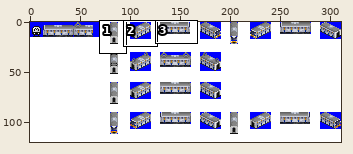
One commit to this sprite sheet: src/metro/suin_bundang/351K_VVVF_2ND.png. The first picture is a wide view before the edit; the outline marks the close-up.
Close-up. Earlier state:
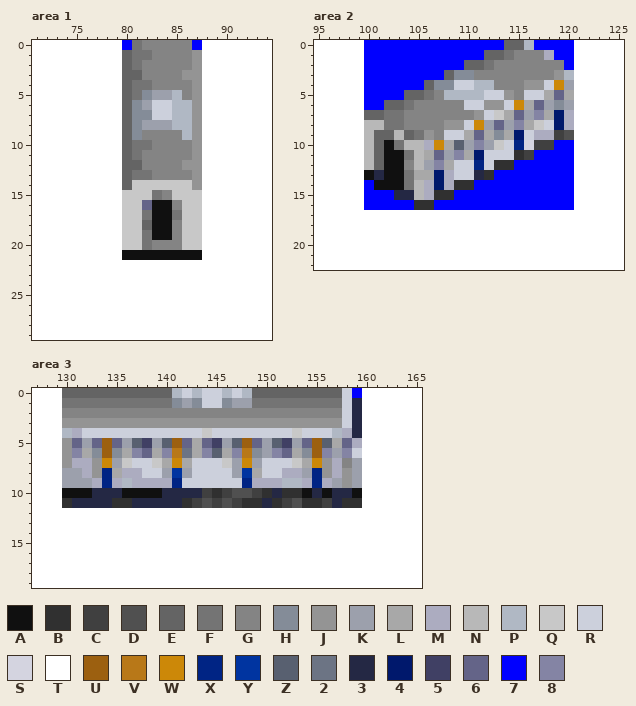
The file is 311x120 pixels. Colours within 5 levels of each other are drawn and written as one. Shown: area 1: x 71..94, y 0..29; area 2: x 95..125, y 0..22; area 3: x 127..165, y 0..19. The commit also changed other parts of the picture, which this record leaves out.
Palette (. is transparent): A #101010  B #303030  C #404040  D #505050  E #646464  F #747474  G #848484  H #848c98  J #949494  K #9ca0ac  L #a8a8a8  M #acacc0  N #b8b8b8  P #b0b8c4  Q #c8c8c8  R #ccd0dc  S #d4d4e0  T #ffffff  U #9c6010  V #b87818  W #cc8808  X #002484  Y #0034a0  Z #586070  2 #6c7484  3 #242844  4 #00186c  5 #404064  6 #646488  7 #0000ff  8 #8484a4
Pixels before, area 1, first column x 71:
 0 TTTTTTTTT7FGGGGG7TTTTTTT
 1 TTTTTTTTTEFFGGGGJTTTTTTT
 2 TTTTTTTTTEFGGGGGJTTTTTTT
 3 TTTTTTTTTEEGGGGJJTTTTTTT
 4 TTTTTTTTTEFFGGGGJTTTTTTT
 5 TTTTTTTTTEFHKKPGJTTTTTTT
 6 TTTTTTTTTEHKRRPPJTTTTTTT
 7 TTTTTTTTTEHHRRPPJTTTTTTT
 8 TTTTTTTTTEHKKKPPJTTTTTTT
 9 TTTTTTTTTEHGGGGPJTTTTTTT
10 TTTTTTTTTEFFGGGGJTTTTTTT
11 TTTTTTTTTEFGGGGGJTTTTTTT
12 TTTTTTTTTEEGGGGJJTTTTTTT
13 TTTTTTTTTEFFGGGGJTTTTTTT
14 TTTTTTTTTEQQQQQQJTTTTTTT
15 TTTTTTTTTQQQFGQQQTTTTTTT
16 TTTTTTTTTQQ6AAGQQTTTTTTT
17 TTTTTTTTTQQFAAFQQTTTTTTT
18 TTTTTTTTTQQEAAGQQTTTTTTT
19 TTTTTTTTTQQFAAGQQTTTTTTT
20 TTTTTTTTTQQFGGGQQTTTTTTT
21 TTTTTTTTTAAAAAAAATTTTTTT
22 TTTTTTTTTTTTTTTTTTTTTTTT
23 TTTTTTTTTTTTTTTTTTTTTTTT
24 TTTTTTTTTTTTTTTTTTTTTTTT
25 TTTTTTTTTTTTTTTTTTTTTTTT
26 TTTTTTTTTTTTTTTTTTTTTTTT
27 TTTTTTTTTTTTTTTTTTTTTTTT
28 TTTTTTTTTTTTTTTTTTTTTTTT
29 TTTTTTTTTTTTTTTTTTTTTTTT
Pixels before, area 2, first column x 95:
 0 TTTTT77777777777777EEP7777TTTTT
 1 TTTTT777777777777EEFGGGM77TTTTT
 2 TTTTT7777777777EEFGGGGGGG7TTTTT
 3 TTTTT77777777EHHGGGGGGGGJPTTTTT
 4 TTTTT777777EHHRRPPGGGJJRWKTTTTT
 5 TTTTT7777EEFGPPPPRRJGRRL6LTTTTT
 6 TTTTT77EEFGGGGGRRJJRWL6KHKTTTTT
 7 TTTTTEEFFGGGGGGGJRQL6K8L4MTTTTT
 8 TTTTTNNFFGGGGJJRWK6K8LQR4MTTTTT
 9 TTTTTNEENEFJGRRL6LHL4RMMCDTTTTT
10 TTTTTNEAFNNMWLZK8KQRXSCC77TTTTT
11 TTTTTNEAAFNL6K8L4RRRBC7777TTTTT
12 TTTTTNEAAGNK8LRRXRBB777777TTTTT
13 TTTTTA3AAFLL4MRR3B77777777TTTTT
14 TTTTT7AAAFNM4MBB7777777777TTTTT
15 TTTTT77733NMBB777777777777TTTTT
16 TTTTT77777BB77777777777777TTTTT
17 TTTTTTTTTTTTTTTTTTTTTTTTTTTTTTT
18 TTTTTTTTTTTTTTTTTTTTTTTTTTTTTTT
19 TTTTTTTTTTTTTTTTTTTTTTTTTTTTTTT
20 TTTTTTTTTTTTTTTTTTTTTTTTTTTTTTT
21 TTTTTTTTTTTTTTTTTTTTTTTTTTTTTTT
22 TTTTTTTTTTTTTTTTTTTTTTTTTTTTTTT
Pixels before, area 3, first column x 127:
 0 TTTEEEEEEEEEEEPRPRRPRPEEEEEEEEER7TTTTTT
 1 TTTFFFFFFFFFFFHKHRRHKKFFFFFFFFFR3TTTTTT
 2 TTTGGGGGGGGGGGGGGGGGGGGGGGGGGGGR3TTTTTT
 3 TTTJJJJJJJJJJJJJJJJJJJJJJJJJJJJR3TTTTTT
 4 TTTPMRRRRRRRRRRRRQRRRRRRRRQRRRPM3TTTTTT
 5 TTTJ6K6U6KZ5KZU6L65KZU6KZ5K6UZL6MTTTTTT
 6 TTTJ8LHUHL86L8V2L8ZL8VHK86LHU8K8RTTTTTT
 7 TTTJMMJWKQRRQLWLRRRQKWKRRRQLWJMGKTTTTTT
 8 TTTKKMJXLMMRRKYKRRRRKYLRRMMKXJMJKTTTTTT
 9 TTTKKKMXMPMMMMXRRRRRRXMMMPPMXMKJKTTTTTT
10 TTTAAA333AAAA3333CBCDDCB3BBA3A33ATTTTTT
11 TTTB3333BB33333BCDCDCBB3BCDBBC3BBTTTTTT
12 TTTTTTTTTTTTTTTTTTTTTTTTTTTTTTTTTTTTTTT
13 TTTTTTTTTTTTTTTTTTTTTTTTTTTTTTTTTTTTTTT
14 TTTTTTTTTTTTTTTTTTTTTTTTTTTTTTTTTTTTTTT
15 TTTTTTTTTTTTTTTTTTTTTTTTTTTTTTTTTTTTTTT
16 TTTTTTTTTTTTTTTTTTTTTTTTTTTTTTTTTTTTTTT
17 TTTTTTTTTTTTTTTTTTTTTTTTTTTTTTTTTTTTTTT
18 TTTTTTTTTTTTTTTTTTTTTTTTTTTTTTTTTTTTTTT
19 TTTTTTTTTTTTTTTTTTTTTTTTTTTTTTTTTTTTTTT
Now the later version:
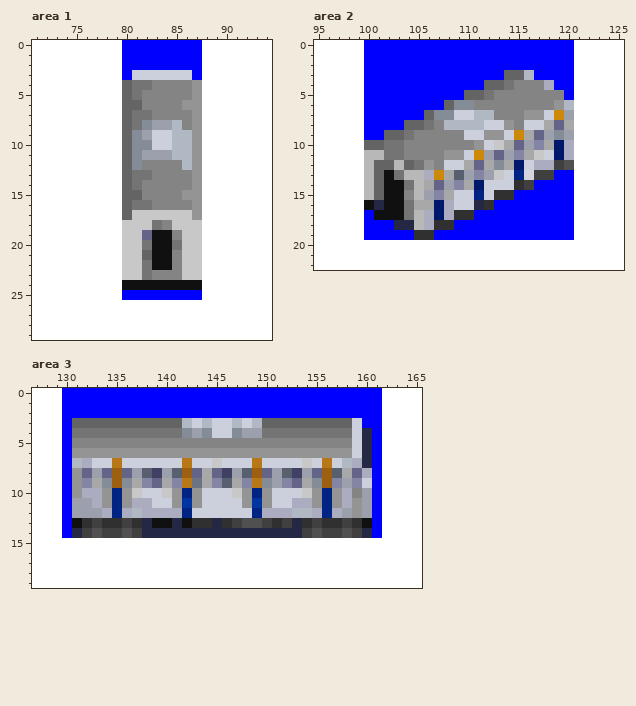
From old to new:
Changed rows in their new state; - is an unchanged pixel.
Area 1:
first column x 80:
 0 -777777-
 1 77777777
 2 77777777
 3 7RRRRRR7
 5 --GGGG--
 6 -EGGGGJ-
 7 -FFGGGG-
 8 -FH---G-
 9 --KRRP--
10 -HHRRPP-
11 -HKKKPP-
12 -H----P-
14 -FGGGGG-
15 EEGG-GJJ
16 EFFGG-GJ
17 E-QQQQ-J
18 --QFGQ--
19 --6-----
20 ---AAF--
21 QQE--GQQ
22 QQFAAGQQ
23 QQFGGGQQ
24 AAAAAAAA
25 77777777
Area 2:
first column x 100:
 0 --------------777----
 1 ------------7777777--
 2 ----------7777777777-
 3 --------777777EEP7777
 4 ------777777EEF-GGM77
 5 ----777777EEFGG-GGGG7
 6 --777777EHHGGGGGGGGJP
 7 777777EHHRRPPGGGJJRWK
 8 7777EEF-PPPPRRJGRRL6L
 9 77-EFGG-GGRRJJRWL6KHK
10 E-F-GGGGGGGJR-L6K8L4M
11 -NFFGGGGJJRWK6K8LQR4M
12 --ENEFJGR-L6LHL4RMMCD
13 NE-FNNMWLZK8KQRXSCC--
14 NE----L6K8L4RRRBC----
15 NEAAG-K8LRRXRBB------
16 A3AAFLL4MRR3B--------
17 7AAAFNM4MBB7777777777
18 77733NMBB777777777777
19 77777BB77777777777777
Area 3:
first column x 130:
 0 77777777777777777777777777777-77
 1 77777777777777777777777777777777
 2 77777777777777777777777777777777
 3 7EEEEEEEEEEEPRPRRPRPEEEEEEEEER77
 4 7FFFFFFFFFFFHKH--HKKFFFFFFFFFR37
 5 7GGGGGGGGGGGGGGGGGGGGGGGGGGGGR37
 6 7JJJJJJJJJJJJJJJJJJJJJJJJJJJJ-37
 7 7P-RRVR--RRRV--QRRRV---RQRVRPM37
 8 7J6K6U6KZ5-ZU6L65-ZU6KZ5-6UZL6M7
 9 7J8LHUHL86L8V2L8ZL8VHK86LHU8K8R7
10 7JMMJXJQRRQJXJRRRQJXJRRRQJXJMGK7
11 7KKMJXJMMRRJYJRRRRJYJRRMMJXJMJK7
12 7KKKMXMPMMMMXRRRRRRXMMMPPMXMKJK7
13 7ABCBBCB3AA3ABB3BCDDCBC3BCBBCBA7
14 73CDCCDC3333333333333333CDCCDC37
